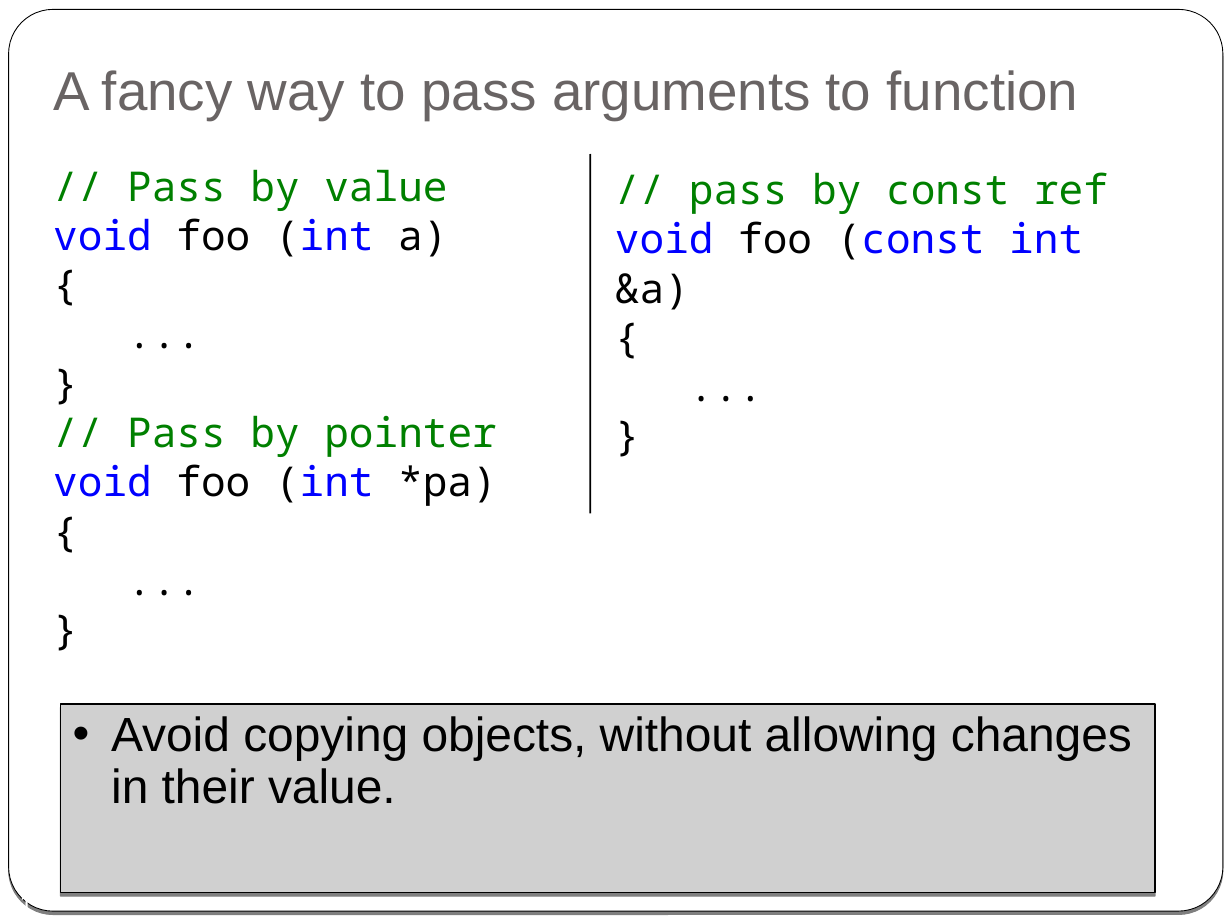
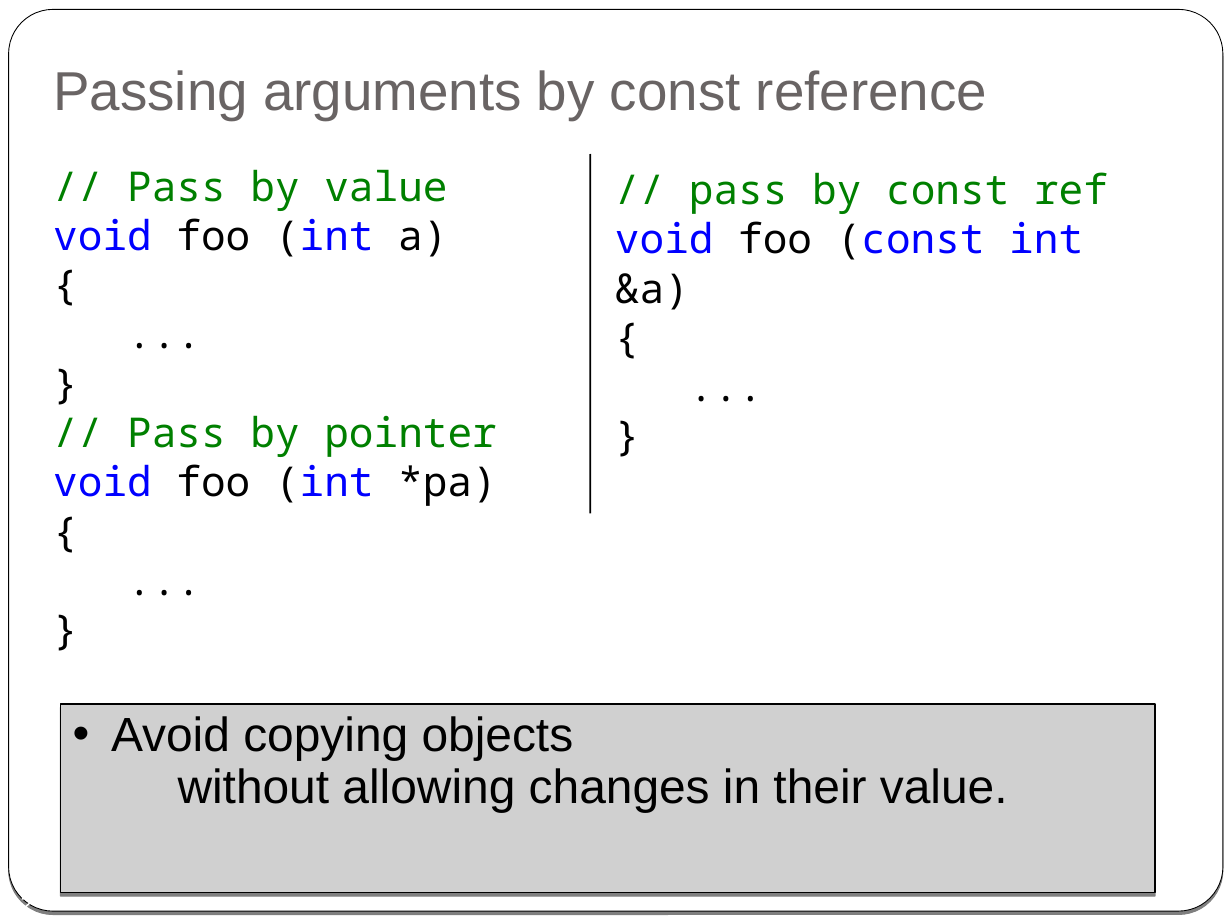
Before and after one commit to cpp-at-ariel/cpp-5778, a slide deck: slide 12 of week03-reference-const/slides-reference.odp (slide 11 before the commit). Drawn at 1232x924 pixels with LibreOffice and Linux fonts; fonts in the diff are those of the drawing; grey boxes stand for pictures. Boxes give left, top, right and bottom in pixels: in the first picture for what was removed or moved away, otherwise in the second. Text is boxed around its words. In the diff, an @@ line names an element or a change of style, - is before the commit and + after.

```diff
--- a/week03-reference-const/slides-reference.odp
+++ b/week03-reference-const/slides-reference.odp
@@ title at bbox=[53, 70, 987, 120]: text changed @@
-A fancy way to pass arguments to function
+Passing arguments by const reference
@@ text in picture at bbox=[111, 716, 1008, 813]: text changed @@
-• Avoid copying objects, without allowing changes in their value.
+• Avoid copying objects
+  without allowing changes in their value.
@@ page number at bbox=[7, 893, 34, 911]: text changed @@
-11
+12
```
Also in this commit, not shown: 6 other slides changed, 25 other files.
